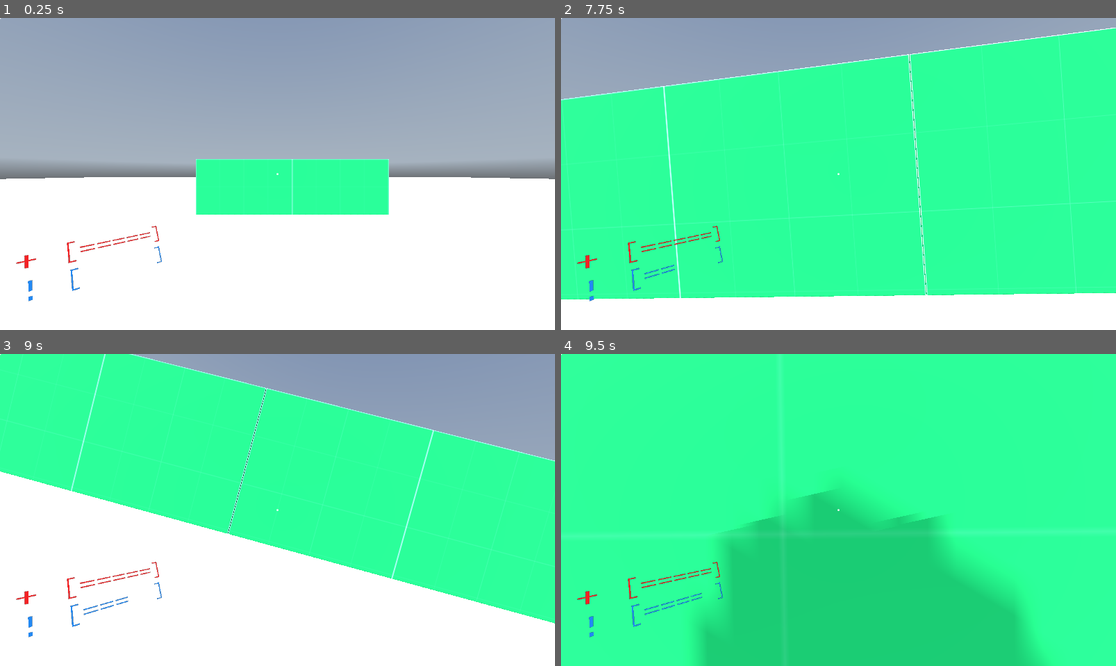
Above: before the commit, frames 1-4 (two rows, left to right).
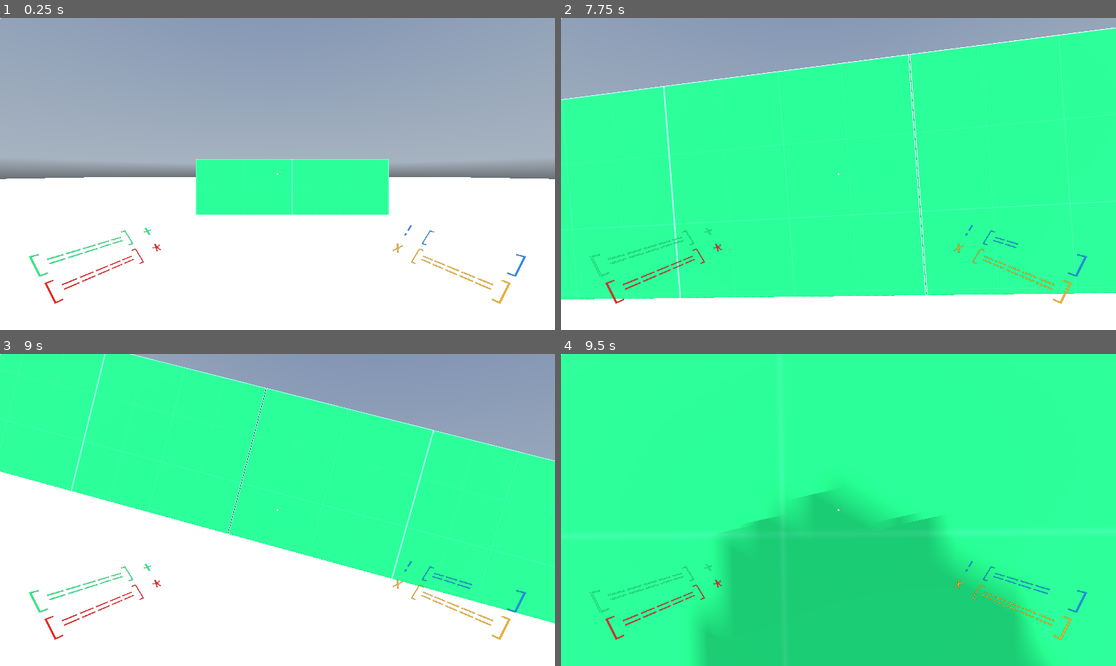
Above: after the commit, the same moments.

Repository: UPWRD1/game_fps
Game: Godot game, scene res://scenes/world.tscn
Same seed, same stepped clock (60 frames per second), same inputs: the game is played once before the commit and once after it. A sky picture missing from this copy of the repository is replaced by a grey-blue gradient.
Inputs (mouse positions are in pixels of both pictures, inside the frame that each line leads up to):
- Up to frame 1 (0.25 s): no input
- Up to frame 2 (7.75 s): move the mouse to (866, 174) at 0.52 s; hold E (do_sigact) 0.53-1.28 s; hold W (move_forward) 0.53-5.78 s; tap Space (move_jump) at 0.77, 1.52, 3.02, 3.77, 4.52, 6.02, 6.77, 7.52 s; move the mouse to (810, 174) at 1.27 s; tap E (do_sigact) at 1.35, 3.05, 4.35, 6.05, 7.35 s; move the mouse to (849, 167) at 2.02 s; hold E (do_sigact) 2.03-2.78 s; tap Ctrl (move_crouch) at 2.1, 5.1 s; move the mouse to (832, 180) at 2.77 s; tap Shift (move_sprint) at 2.85, 5.85 s; move the mouse to (877, 177) at 3.52 s; hold E (do_sigact) 3.53-4.28 s; move the mouse to (794, 170) at 4.27 s; move the mouse to (844, 174) at 5.02 s; hold E (do_sigact) 5.03-5.78 s; move the mouse to (816, 167) at 5.77 s; hold D (move_right) 5.78-6.53 s; move the mouse to (866, 174) at 6.52 s; hold E (do_sigact) 6.53-7.28 s; hold W (move_forward) from 6.53 s (still down); move the mouse to (810, 174) at 7.27 s
- Up to frame 3 (9 s): move the mouse to (288, 503) at 8.02 s; hold E (do_sigact) 8.03-8.78 s; tap Ctrl (move_crouch) at 8.1 s; move the mouse to (271, 516) at 8.77 s; release W (move_forward) at 8.78 s; hold A (move_left) from 8.78 s (still down); tap Shift (move_sprint) at 8.85 s
- Up to frame 4 (9.5 s): keep holding A (move_left); tap Space (move_jump) at 9.02 s; tap E (do_sigact) at 9.05 s

The runs differ from the first frame. In frame 1, 0.9% of the frame differs, in the area x 2-95%, y 66-92%; in frame 2, 1.0%; in frame 3, 1.0%; in frame 4, 1.1%.

Commit message:
Updates

Diff:
--- a/data/player/player.gd
+++ b/data/player/player.gd
@@ -256,6 +256,7 @@
 		if Input.is_action_pressed("do_sigact"):
 			is_sigact = true
 			Engine.time_scale = 0.1
+			#velocity = Vector3.ZERO
 			await get_tree().create_timer(0.1).timeout
 			while Engine.time_scale < 1:
 				Engine.time_scale = lerp(Engine.time_scale, 1.0, 0.5)
--- a/hud.gd
+++ b/hud.gd
@@ -1,8 +1,10 @@
 extends Node2D
 
 @onready var parts = {
-	"health": $CanvasLayer/SubViewportContainer/SubViewport/Camera3D/Hud/Node3D/health,
-	"stamina": $CanvasLayer/SubViewportContainer/SubViewport/Camera3D/Hud/Node3D/stamina,
+	"health": $CanvasLayer/SubViewportContainer/SubViewport/Camera3D/Hud/Node3D/health_human,
+	"ability": $CanvasLayer/SubViewportContainer/SubViewport/Camera3D/Hud/Node3D2/ability,
+	"shield": $CanvasLayer/SubViewportContainer/SubViewport/Camera3D/Hud/Node3D/health_machine,
+	"ammo": $CanvasLayer/SubViewportContainer/SubViewport/Camera3D/Hud/Node3D2/ammo
 }
 
 @onready var player_vars = get_node("/root/PlayerVars")
@@ -12,19 +14,37 @@
 func _ready():
 	pass # Replace with function body.
 
+func draw_bar(property: int, bar, symbol: String, reversed: bool):
+	if reversed:
+			if property <= 5:
+				var abilityBar = symbol
+				abilityBar += " ["
+				for i in range(property):
+					abilityBar += "="
+				for i in range(5 - property):
+					abilityBar += " "
+				abilityBar += "]"
+				bar.text = abilityBar
+	else:
+		if property <= 5:
+			var abilityBar = "["
+			for i in range(property):
+				abilityBar += "="
+			for i in range(5 - property):
+				abilityBar += " "
+			abilityBar += "] "
+			abilityBar += symbol
+			bar.text = abilityBar
+
+
 func updateHUD():
 	# Update labelAbility text
 	# Update labelAbility text
 	 # Update labelAbility text
-	if PlayerVars.ability <= 5:
-		var abilityBar = "! ["
-		for i in range(PlayerVars.ability):
-			abilityBar += "="
-		for i in range(5 - PlayerVars.ability):
-			abilityBar += " "
-		abilityBar += "]"
-
-		parts.stamina.text = abilityBar
+	draw_bar(PlayerVars.ability, parts.ability, "!", true)
+	draw_bar(PlayerVars.health, parts.health, "*", false)
+	draw_bar(PlayerVars.shield, parts.shield, "+", false)
+	draw_bar(PlayerVars.ammo, parts.ammo, "x", true)
 
 # Called every frame. 'delta' is the elapsed time since the previous frame.
 func _process(_delta):
--- a/hud.tscn
+++ b/hud.tscn
@@ -30,23 +30,39 @@
 [node name="Hud" type="Node3D" parent="CanvasLayer/SubViewportContainer/SubViewport/Camera3D"]
 
 [node name="Node3D" type="Node3D" parent="CanvasLayer/SubViewportContainer/SubViewport/Camera3D/Hud"]
-transform = Transform3D(0.603208, -0.35837, 0.712539, 0, 0.893371, 0.449319, -0.797584, -0.271033, 0.538889, -0.5, -0.2, -0.586)
+transform = Transform3D(0.258819, -0.620885, 0.739942, 0, 0.766044, 0.642788, -0.965926, -0.166366, 0.198267, -0.5, -0.2, -0.586)
 
-[node name="health" type="Label3D" parent="CanvasLayer/SubViewportContainer/SubViewport/Camera3D/Hud/Node3D"]
+[node name="health_machine" type="Label3D" parent="CanvasLayer/SubViewportContainer/SubViewport/Camera3D/Hud/Node3D"]
 layers = 2
 double_sided = false
 fixed_size = true
 alpha_cut = 1
 alpha_scissor_threshold = 0.505
 texture_filter = 0
-modulate = Color(0.960784, 0.141176, 0.152941, 1)
+modulate = Color(0.145098, 0.960784, 0.509804, 1)
 text = "+ [=====]"
 font = ExtResource("1_fhwjs")
 font_size = 20
 outline_size = 0
 
-[node name="stamina" type="Label3D" parent="CanvasLayer/SubViewportContainer/SubViewport/Camera3D/Hud/Node3D"]
-transform = Transform3D(1, 0, 0, 0, 1, 0, 0, 0, 1, 0, -0.07, 0)
+[node name="health_human" type="Label3D" parent="CanvasLayer/SubViewportContainer/SubViewport/Camera3D/Hud/Node3D"]
+transform = Transform3D(1, 0, -2.98023e-08, 0, 1, 0, 0, -7.45058e-08, 1, 0, -0.07, 0)
+layers = 2
+double_sided = false
+fixed_size = true
+alpha_cut = 1
+alpha_scissor_threshold = 0.505
+texture_filter = 0
+modulate = Color(0.960784, 0.145098, 0.145098, 1)
+text = "* [=====]"
+font = ExtResource("1_fhwjs")
+font_size = 20
+outline_size = 0
+
+[node name="Node3D2" type="Node3D" parent="CanvasLayer/SubViewportContainer/SubViewport/Camera3D/Hud"]
+transform = Transform3D(0.258819, 0.620885, -0.739942, 0, 0.766044, 0.642788, 0.965926, -0.166366, 0.198267, 0.5, -0.2, -0.586)
+
+[node name="ability" type="Label3D" parent="CanvasLayer/SubViewportContainer/SubViewport/Camera3D/Hud/Node3D2"]
 layers = 2
 double_sided = false
 fixed_size = true
@@ -59,5 +75,19 @@
 font_size = 20
 outline_size = 0
 
+[node name="ammo" type="Label3D" parent="CanvasLayer/SubViewportContainer/SubViewport/Camera3D/Hud/Node3D2"]
+transform = Transform3D(1, 0, 0, 0, 1, 0, 0, 0, 1, 0, -0.07, 0)
+layers = 2
+double_sided = false
+fixed_size = true
+alpha_cut = 1
+alpha_scissor_threshold = 0.505
+texture_filter = 0
+modulate = Color(0.960784, 0.701961, 0.145098, 1)
+text = "X [=====]"
+font = ExtResource("1_fhwjs")
+font_size = 20
+outline_size = 0
+
 [node name="crosshair" type="Sprite2D" parent="CanvasLayer"]
 texture = ExtResource("2_acna1")
--- a/player_vars.gd
+++ b/player_vars.gd
@@ -1,7 +1,9 @@
 extends Node
 
 @export var ability = 0
-@export var health = 100
+@export var health = 5
+@export var shield = 5
+@export var ammo = 5
 
 # Called when the node enters the scene tree for the first time.
 func _ready():
